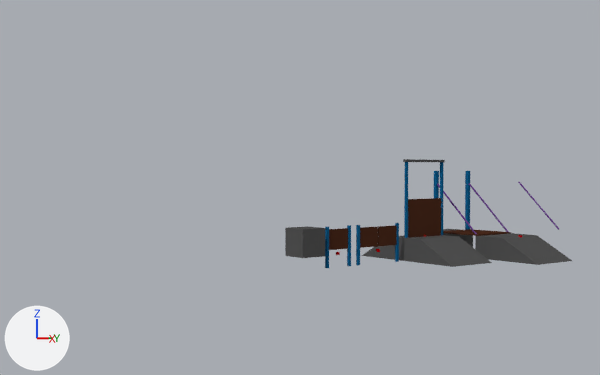
An edit to the Blender file models/FoundationEBF.blend, drawn before and after from the same camera.
Before and after are seen from a 50 mm lens placed at (36.2, -34.3, 6.1), pointed at (-12.4, 3.4, 4.8). Arrows for +X, +Y and +Z are at lower left; the lights stay in place. Objects named as collision shapes, trigger or cutter boxes, shadow casters or lower levels of detail are left out.
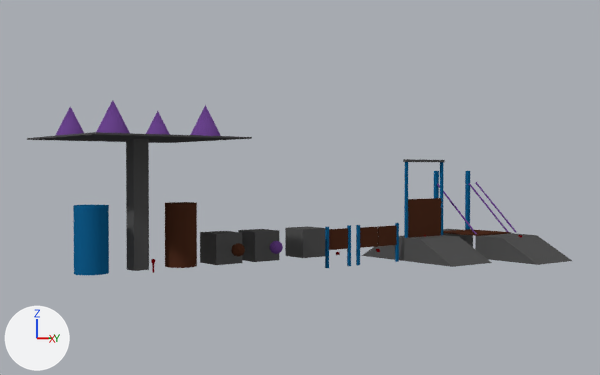
Boxes [x1, y1, x2, y2] around the edits, measured in the pictures (600 x 375 px):
'Cube.015', added
    after: [126, 139, 149, 271]
'Cylinder', added (blue)
    after: [73, 205, 109, 275]
'Cylinder.001', added (brown)
    after: [165, 202, 197, 268]
'Cube.018', added
    after: [27, 132, 252, 143]
'Cube.013', added
    after: [200, 231, 242, 265]
'Cube.006', added
    after: [238, 229, 279, 262]
'ResourceSpawner.002', added (purple)
    after: [97, 100, 130, 133]
'ResourceSpawner.003', added (purple)
    after: [191, 105, 221, 136]
'ResourceSpawner.004', added (purple)
    after: [55, 106, 84, 136]
'ResourceSpawner.001', added
    after: [146, 111, 170, 135]
'Chain.002', moved
    before: [518, 182, 559, 230]
    after: [476, 182, 516, 233]
'Cube.012', added
    after: [231, 243, 245, 257]
'Cube.010', added
    after: [270, 241, 283, 254]

The change, as a list of edits to the scene's bpy script:
```text
Change ob_chain_002:
    ob_chain_002.location: (-10.2, 29.0, 2.9) -> (-10.2, 23.0, 2.9)
Add ob_resourcespawner_001:
    ob_resourcespawner_001 = bpy.data.objects.new('ResourceSpawner.001', me_cone_007)  # a 32-sided cone pointing to +z spanning x -1.0..1.0, y -1.0..1.0, z 0.0..2.0; in mat_material_purple (purple #6b448e); modifiers EDGE_SPLIT
    ob_resourcespawner_001.parent = ob_producetreepart
    ob_resourcespawner_001.location = (-13.0, -8.0, 8.0)
Add ob_producetreepart:
    ob_producetreepart = bpy.data.objects.new('ProduceTreePart', None)
    ob_producetreepart.location = (-10.0, -11.0, 0.0)
Add ob_resourcespawner_003:
    ob_resourcespawner_003 = bpy.data.objects.new('ResourceSpawner.003', me_cone_007.copy())  # modifiers EDGE_SPLIT
    ob_resourcespawner_003.parent = ob_producetreepart
    ob_resourcespawner_003.location = (-7.0, -8.0, 8.0)
Add ob_resourcespawner_004:
    ob_resourcespawner_004 = bpy.data.objects.new('ResourceSpawner.004', me_cone_007.copy())  # modifiers EDGE_SPLIT
    ob_resourcespawner_004.parent = ob_producetreepart
    ob_resourcespawner_004.location = (-13.0, -14.0, 8.0)
Add ob_resourcespawner_002:
    ob_resourcespawner_002 = bpy.data.objects.new('ResourceSpawner.002', me_cone_007.copy())  # modifiers EDGE_SPLIT
    ob_resourcespawner_002.parent = ob_producetreepart
    ob_resourcespawner_002.location = (-7.0, -14.0, 8.0)
Add ob_cylinder_001:
    ob_cylinder_001 = bpy.data.objects.new('Cylinder.001', me_cylinder_001)  # a 32-sided cylinder along z spanning x -1.0..1.0, y -1.0..1.0, z -2.0..2.0; in mat_material_brown (brown #4e2d1f); modifiers EDGE_SPLIT
    ob_cylinder_001.parent = ob_spawnerincrease2part
    ob_cylinder_001.location = (-10.0, -8.0, 2.0)
Add ob_spawnerincrease2part:
    ob_spawnerincrease2part = bpy.data.objects.new('SpawnerIncrease2Part', None)
    ob_spawnerincrease2part.location = (-10.0, -8.0, 0.0)
Add ob_cylinder:
    ob_cylinder = bpy.data.objects.new('Cylinder', me_cylinder)  # a 32-sided cylinder along z spanning x -1.0..1.0, y -1.0..1.0, z -2.0..2.0; in mat_material_blue (blue #115d8e); modifiers EDGE_SPLIT
    ob_cylinder.parent = ob_spawnerincrease1part
    ob_cylinder.location = (-10.0, -14.0, 2.0)
Add ob_spawnerincrease1part:
    ob_spawnerincrease1part = bpy.data.objects.new('SpawnerIncrease1Part', None)
    ob_spawnerincrease1part.location = (-10.0, -14.0, 0.0)
Add ob_cube_018:
    ob_cube_018 = bpy.data.objects.new('Cube.018', me_cube_091)  # a box spanning x -5.0..5.0, y -5.0..5.0, z -0.05..0.05; in mat_material_grey (dark grey #555555)
    ob_cube_018.parent = ob_producetreepart
    ob_cube_018.location = (-10.0, -11.0, 8.0)
Add ob_cube_015:
    ob_cube_015 = bpy.data.objects.new('Cube.015', me_cube_090)  # a box spanning x -0.5..0.5, y -0.5..0.5, z -4.0..4.0; in mat_material_grey (dark grey #555555)
    ob_cube_015.parent = ob_producetreepart
    ob_cube_015.location = (-10.0, -11.0, 4.0)
Add ob_cube_013:
    ob_cube_013 = bpy.data.objects.new('Cube.013', me_cube_089)  # a box spanning x -1.0..1.0, y -1.0..1.0, z -1.0..1.0; in mat_material_grey (dark grey #555555)
    ob_cube_013.parent = ob_rectangularenforcerpart
    ob_cube_013.location = (0.0, 0.0, 1.0)
Add ob_rectangularenforcerpart:
    ob_rectangularenforcerpart = bpy.data.objects.new('RectangularEnforcerPart', None)
    ob_rectangularenforcerpart.location = (-10.0, -5.0, 0.0)
Add ob_cube_012:
    ob_cube_012 = bpy.data.objects.new('Cube.012', me_cube_088)  # 386 vertices, 384 faces; spans x -0.428..0.428, y -0.428..0.428, z -0.428..0.428; in mat_material_brown (brown #4e2d1f)
    ob_cube_012.parent = ob_rectangularconfinedagent
    ob_cube_012.location = (0.0, 4.0, 1.0)
Add ob_rectangularconfinedagent:
    ob_rectangularconfinedagent = bpy.data.objects.new('RectangularConfinedAgent', None)
    ob_rectangularconfinedagent.location = (-8.0, -5.0, 0.0)
Add ob_cube_010:
    ob_cube_010 = bpy.data.objects.new('Cube.010', me_cube_024)  # 386 vertices, 384 faces; spans x -0.428..0.428, y -0.428..0.428, z -0.428..0.428; in mat_material_purple (purple #6b448e)
    ob_cube_010.parent = ob_radialconfinedagent
    ob_cube_010.location = (0.0, 2.0, 1.0)
Add ob_radialconfinedagent:
    ob_radialconfinedagent = bpy.data.objects.new('RadialConfinedAgent', None)
    ob_radialconfinedagent.location = (-8.0, -2.0, 0.0)
Add ob_cube_006:
    ob_cube_006 = bpy.data.objects.new('Cube.006', me_cube_089.copy())
    ob_cube_006.parent = ob_radialenforcerpart
    ob_cube_006.location = (0.0, 0.0, 1.0)
Add ob_radialenforcerpart:
    ob_radialenforcerpart = bpy.data.objects.new('RadialEnforcerPart', None)
    ob_radialenforcerpart.location = (-10.0, -2.0, 0.0)
```
